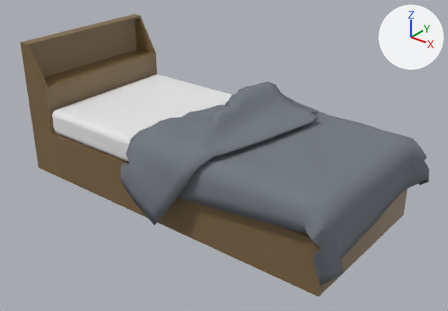
Renders of the glTF model packages/frontend/assets/room/objects/bed/bed.glb from each side of a commit.
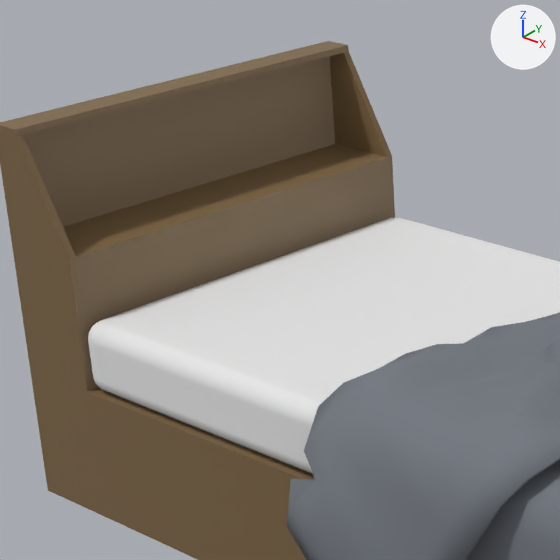
Each version appears first whole from a 50 mm camera at (2.093, -2.585, 1.876) aimed at (0.039, -0.018, 0.284), and next in a close-up on the part from 5% to 48% of the width and 0% to 62% of the height. Arrows for +X, +Y and +Z are at upper right; the lights stay in place. The older version's two pictures come first. Where no turn or scale is listed for an object, it has been applied to the vertices.

Script lines for the objects in view, before the commit:
```python
me_cube = bpy.data.meshes.new('Cube')
me_cube.from_pydata(...)  # 152 vertices, 300 faces; spans x -0.97..0.97, y -0.47..0.47, z 0.61..0.77
me_cube.materials.append(mat_matrress)  # white #e7e7e7
me_cube_002 = bpy.data.meshes.new('Cube.002')
me_cube_002.from_pydata(...)  # 36 vertices, 68 faces; spans x -1.17..0.97, y -0.47..0.47, z 0.0..0.85
me_cube_002.materials.append(mat_frame)  # brown #7f6746
me_grid_001 = bpy.data.meshes.new('Grid.001')
me_grid_001.from_pydata(...)  # 1518 vertices, 3032 faces; spans x -0.449..0.875, y -0.626..0.624, z -1.06..-0.499
me_grid_001.materials.append(mat_branket)  # grey #747a81
ob_branket_baked = bpy.data.objects.new('Branket_baked_', me_grid_001)
ob_branket_baked.location = (0.2, 0.0, 1.14)
ob_frame = bpy.data.objects.new('Frame', me_cube_002)
ob_frame.location = (0.0, 0.0, 0.0)
ob_matrress = bpy.data.objects.new('Matrress', me_cube)
ob_matrress.location = (0.0, 0.0, -0.31)
```
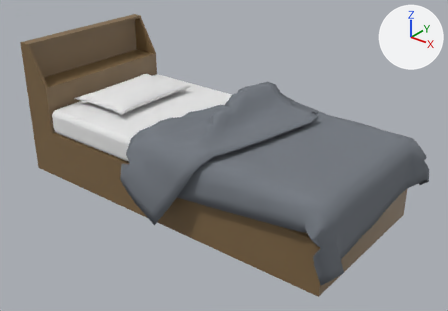
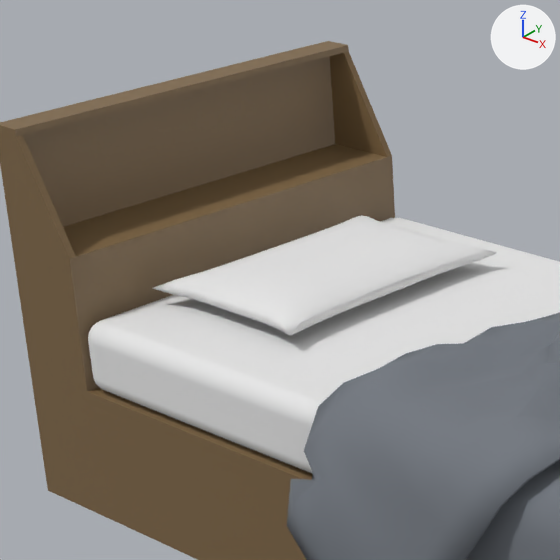
Location of each change, (x1, y1, x2, y2) in pixels of the close-ups (560 x 560 px):
'Pillow', added
    after: (152, 215, 497, 336)

The edits, one by one:
Material 'Pillow' (mat_pillow) is new.
Its base color is (0.8, 0.8, 0.8) (white #e7e7e7).
Its roughness is 1.0.
Mesh me_grid_002 is new.
It has 274 vertices, 544 faces and spans x -0.215..0.215, y -0.315..0.315, z -0.04..0.04.
It uses material mat_pillow (white #e7e7e7).
Object 'Pillow' (ob_pillow) is new; it shows me_grid_002.
Its location is (-0.71, 0.0, 0.5).
